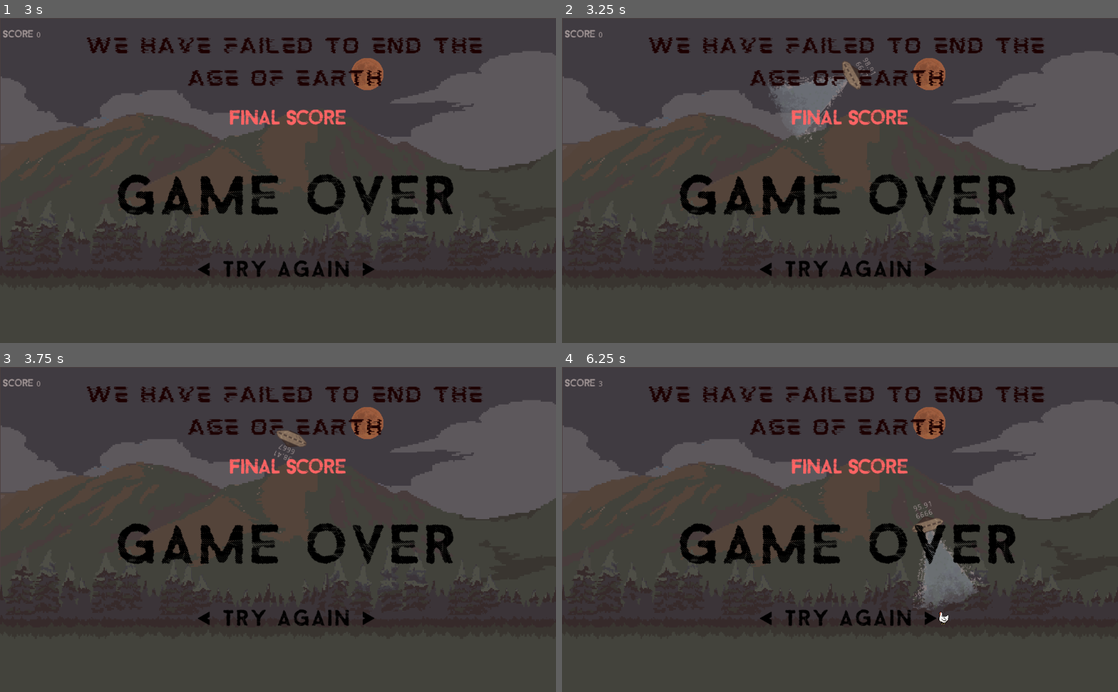
Above: before the commit, frames 1-4 (two rows, left to right).
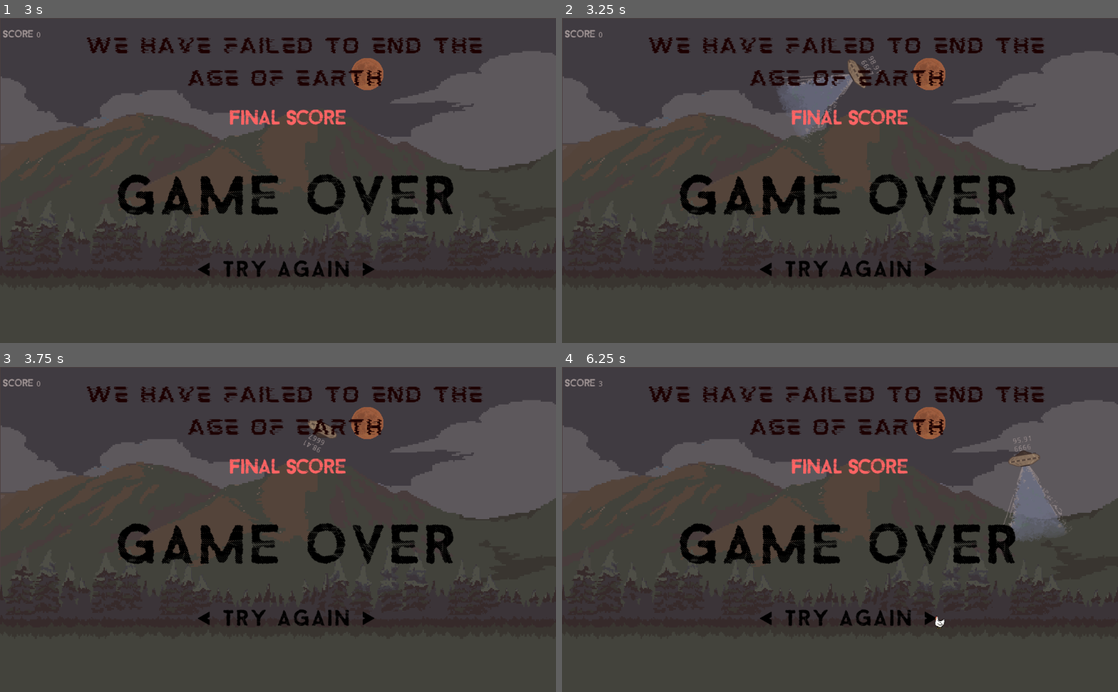
Above: after the commit, the same moments.

Repository: Beat1823/LudumDare52
Game: Godot game, scene res://Game/MainScene.tscn
Two runs of this game, one before a commit and one after it. Both use one fixed random seed, a clock stepped at 60 frames per second and the inputs below. This scene is started directly instead of the project's main scene.
Inputs (mouse positions are in pixels of both pictures, inside the frame that each line leads up to):
- Up to frame 1 (3 s): click (289, 268) at 0.5 s; click (289, 268) at 1.25 s; click (289, 268) at 2 s; tap Enter at 2.75 s; hold Right (Right) from 2.78 s (still down); hold Space (TractorBeam) from 2.78 s (still down)
- Up to frame 2 (3.25 s): keep holding Right (Right); keep holding Space (TractorBeam)
- Up to frame 3 (3.75 s): release Right (Right) at 3.53 s; release Space (TractorBeam) at 3.53 s; hold Down (Down) from 3.53 s (still down); tap Space (TractorBeam) at 3.6 s
- Up to frame 4 (6.25 s): release Down (Down) at 4.28 s; hold Right (Right) 4.28-5.03 s; hold Space (TractorBeam) 4.28-5.03 s; hold Up (Up) 5.03-5.78 s; tap Space (TractorBeam) at 5.1 s; hold Left (Left) from 5.78 s (still down); hold Space (TractorBeam) from 5.78 s (still down)

Frame 1 is identical in both runs. In frame 2, 0.5% of the frame differs, in the area x 37-58%, y 11-39%; in frame 3, 0.3%; in frame 4, 3.0%, in the area x 63-92%, y 21-81%.

Commit message:
Fixes to Ufo movement

Diff:
--- a/Game/UFO/PlayerUFO.gd
+++ b/Game/UFO/PlayerUFO.gd
@@ -18,6 +18,7 @@
 # Movement params
 export var thrustForwardForce= 500.0
 export var thrustReverseForce = 250
+export var SideThrustForce  = 500
 var thrust = Vector2(0, -1*thrustForwardForce)
 var reverse_thrust = Vector2(0,thrustReverseForce)
 
@@ -136,7 +137,10 @@
 		forward_input_level = max (forward_input_level,0)
 		reverse_input_level -= reverse_input_rate_down*delta
 		reverse_input_level = max (reverse_input_level,0)
-
+	if Input.is_action_pressed("Left"):
+		thrustforce += Vector2(-1*SideThrustForce,0)
+	if Input.is_action_pressed("Right"):
+		thrustforce += Vector2(SideThrustForce,0)
 	return thrustforce
 
 
--- a/Game/UFO/PlayerUFO.tscn
+++ b/Game/UFO/PlayerUFO.tscn
@@ -43,21 +43,24 @@
 gravity_scale = 0.5
 contacts_reported = 10
 contact_monitor = true
+linear_damp = 1.0
 angular_damp = 2.0
 script = ExtResource( 1 )
 __meta__ = {
 "_edit_group_": true
 }
+SideThrustForce = 200
 ForwardInputCurve = ExtResource( 7 )
 ReverseInputCurve = ExtResource( 6 )
 stabilize_torqueForce = 8000.0
 StabilizeDownAngleThershold = 190.0
 stabilize_curve = ExtResource( 5 )
-StabilizeDelaySeconds = 0.3
+StabilizeDelaySeconds = 0.1
 
 [node name="AnimatedSprite" type="AnimatedSprite" parent="."]
 frames = SubResource( 1 )
 animation = "Hover"
+frame = 1
 playing = true
 
 [node name="CollisionShape2D" type="CollisionShape2D" parent="."]
@@ -104,6 +107,7 @@
 position = Vector2( 1, 80 )
 scale = Vector2( 1.2, 1.2 )
 frames = SubResource( 4 )
+frame = 1
 playing = true
 
 [node name="HarvestArea" type="Area2D" parent="."]
